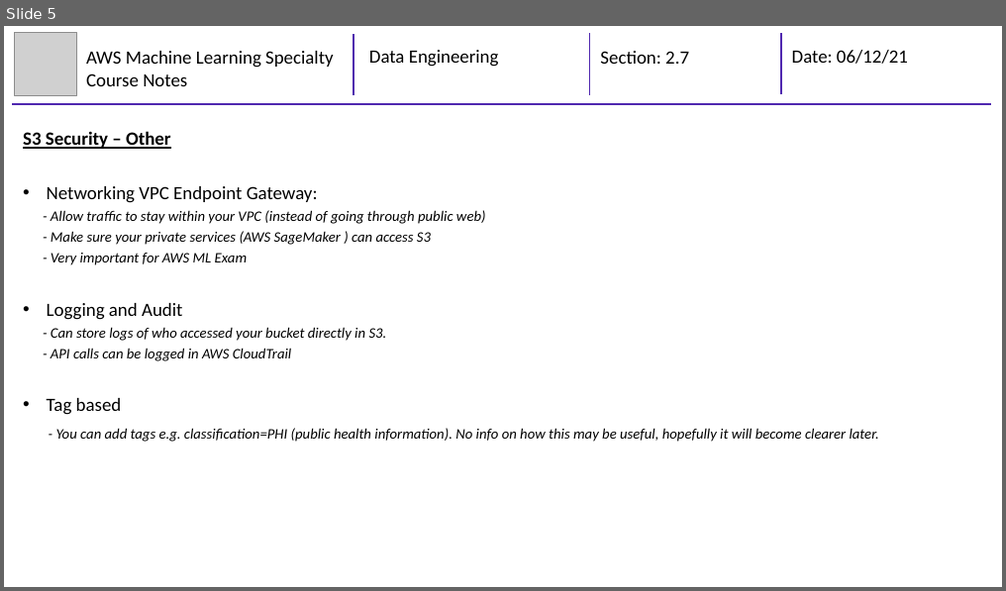
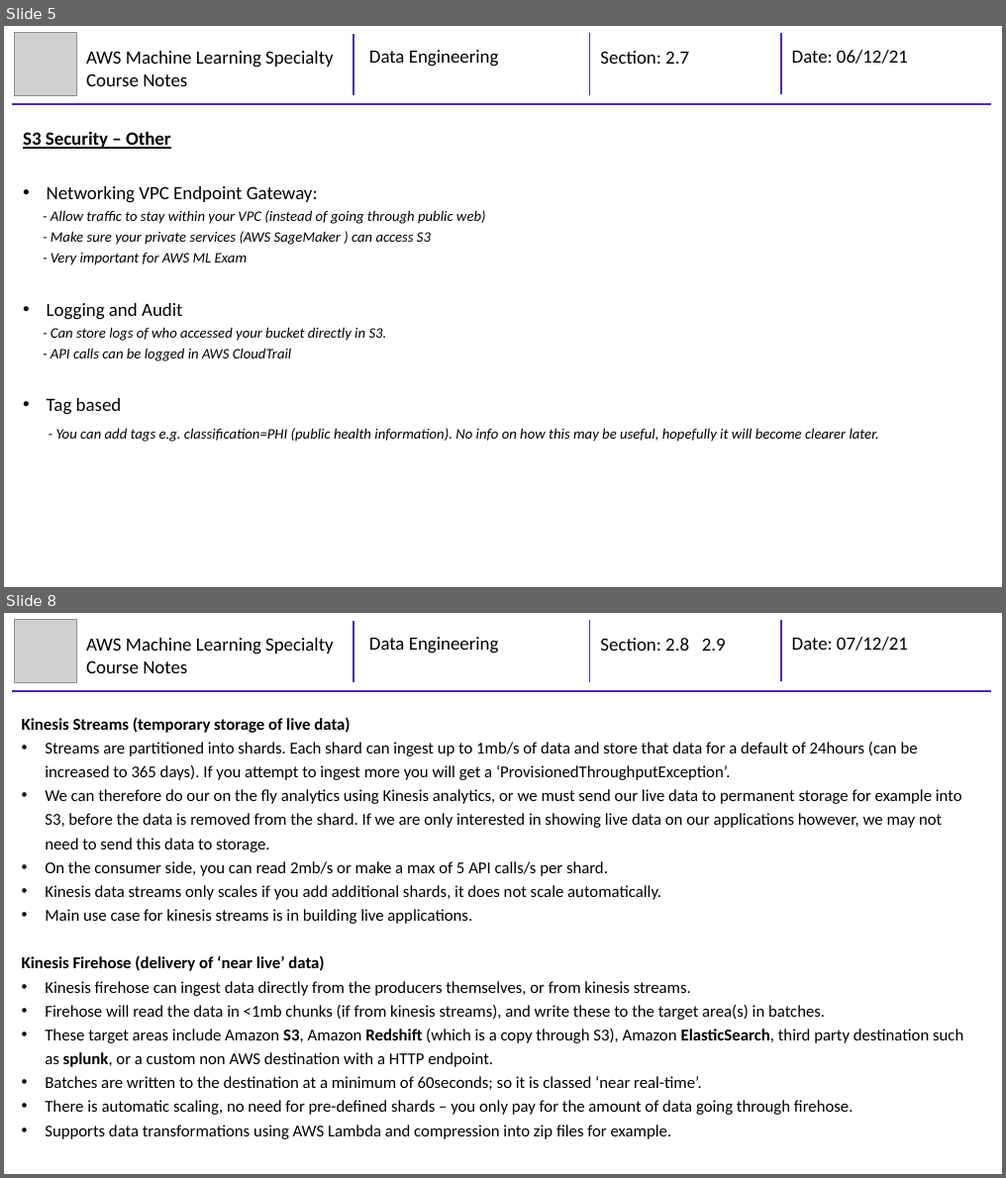
Before and after one commit to mhaythornthwaite/Testing_ML_Algorithms, a slide deck: AWS Machine Learning Specialty/Course Notes/2_MJH_Data_Engineering_Course_Notes.pptx. Shown one above the other, each under a label of ours: slide 5 before the commit, slides 5 and 8 after it; the slides between them are not shown. The pictures are 1006x591 and 1006x1178 pixels, drawn with LibreOffice and Linux fonts; fonts in the diff are those of the drawing; grey boxes stand for pictures. Boxes give left, top, right and bottom in pixels: in the first picture for what was removed or moved away, otherwise in the second. Text is boxed around its words. In the diff, an @@ line names an element or a change of style, - is before the commit and + after.

```diff
--- a/AWS Machine Learning Specialty/Course Notes/2_MJH_Data_Engineering_Course_Notes.pptx
+++ b/AWS Machine Learning Specialty/Course Notes/2_MJH_Data_Engineering_Course_Notes.pptx
@@ slide 8 added at <box>4,613,1002,1174</box>, background #FFFFFF @@
@@ group added at <box>12,620,991,691</box>: 4 lines, 4 texts, 1 picture @@
+AWS Machine Learning Specialty Course Notes
+Data Engineering
+Section: 2.8 2.9
+Date: 07/12/21
@@ text added at <box>22,717,963,1140</box>, 16 pt, text #000000 @@
+Kinesis Streams (temporary storage of live data)
+• Streams are partitioned into shards. Each shard can ingest up to 1mb/s of data and store that data for a default of 24hours (can be increased to 365 days). If you attempt to ingest more you will get a ‘ProvisionedThroughputException’.
+• We can therefore do our on the fly analytics using Kinesis analytics, or we must send our live data to permanent storage for example into S3, before the data is removed from the shard. If we are only interested in showing live data on our applications however, we may not need to send this data to storage.
+• On the consumer side, you can read 2mb/s or make a max of 5 API calls/s per shard.
+• Kinesis data streams only scales if you add additional shards, it does not scale automatically.
+• Main use case for kinesis streams is in building live applications.
+Kinesis Firehose (delivery of ‘near live’ data)
+• Kinesis firehose can ingest data directly from the producers themselves, or from kinesis streams.
+• Firehose will read the data in <1mb chunks (if from kinesis streams), and write these to the target area(s) in batches.
+• These target areas include Amazon S3, Amazon Redshift (which is a copy through S3), Amazon ElasticSearch, third party destination such as splunk, or a custom non AWS destination with a HTTP endpoint.
+• Batches are written to the destination at a minimum of 60seconds; so it is classed ‘near real-time’.
+• There is automatic scaling, no need for pre-defined shards – you only pay for the amount of data going through firehose.
+• Supports data transformations using AWS Lambda and compression into zip files for example.
```
Also in this commit, not shown: 2 slides changed, 2 other slides added.
